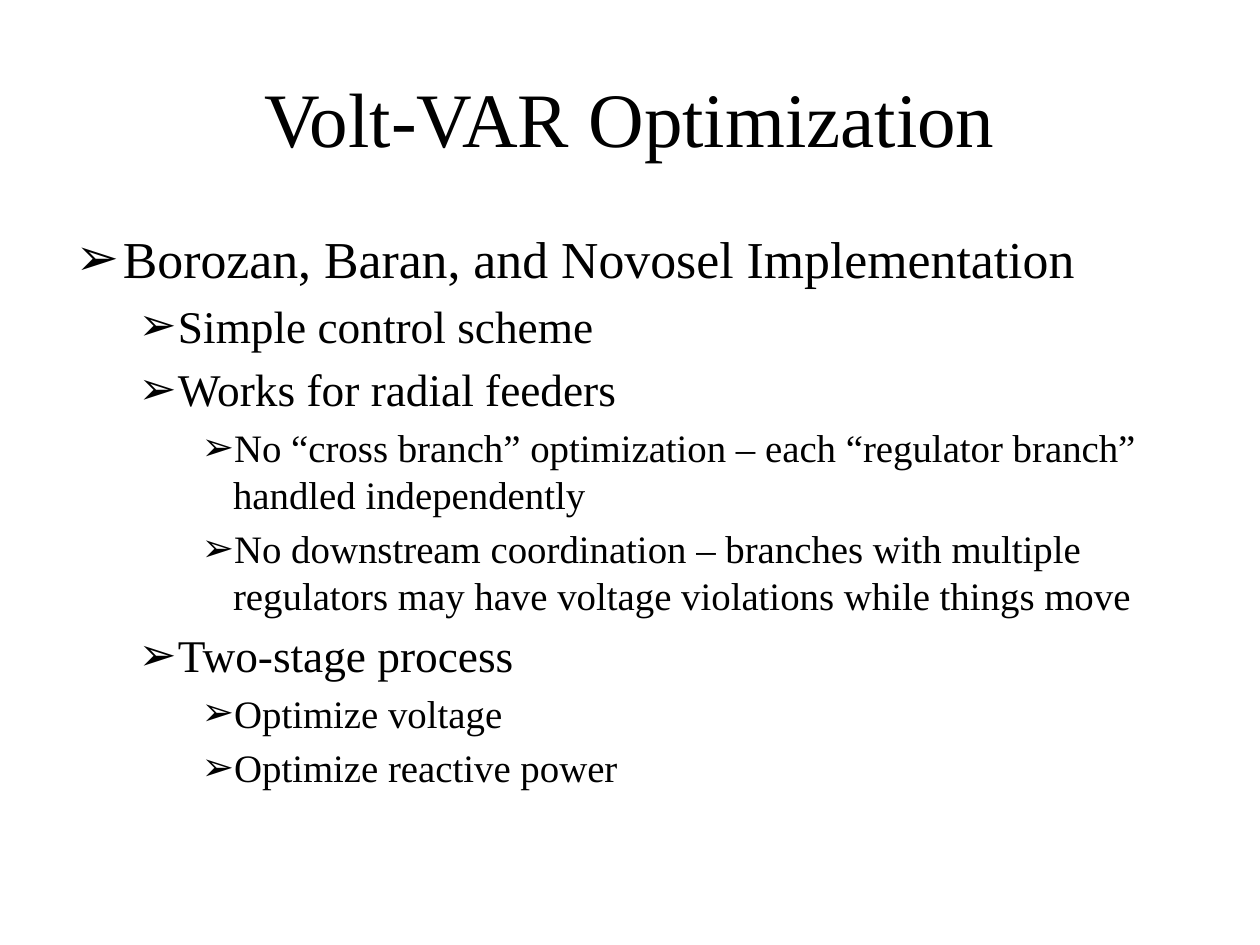
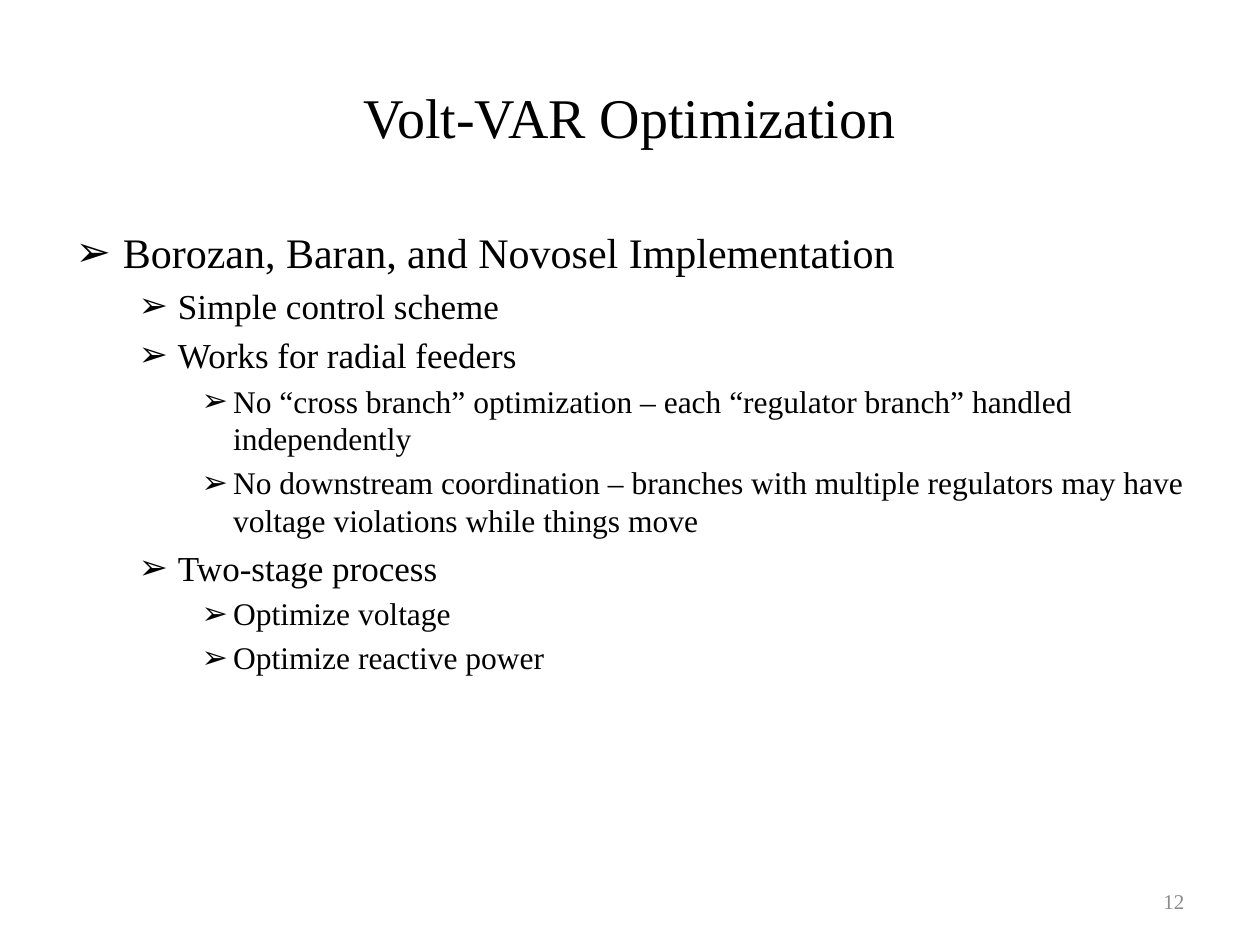
Before and after one commit to gridlab-d/course, a slide deck: slide 12 of University of Washington Class/Module 6 - Volt-VAR Optimization.pptx (slide 11 before the commit). Drawn at 1260x945 pixels with LibreOffice and Linux fonts; fonts in the diff are those of the drawing. Boxes give left, top, right and bottom in pixels: in the first picture for what was removed or moved away, otherwise in the second. Text is boxed around its words. In the diff, an @@ line names an element or a change of style, - is before the commit and + after.

```diff
--- a/University of Washington Class/Module 6 - Volt-VAR Optimization.pptx
+++ b/University of Washington Class/Module 6 - Volt-VAR Optimization.pptx
@@ title "Volt-VAR Optimization" at (x1=364, y1=99, x2=895, y2=149): size 44 to 32 pt @@
@@ text "Borozan, Baran, and Novosel Implementation" at (x1=123, y1=239, x2=1182, y2=676): size 29.6 to 24 pt in "Borozan, Baran, and Novosel Implementation"; size 25.9 to 20 pt in "Simple control scheme", "Works for radial feeders", "Two-stage process"; size 22.2 to 18 pt in "No “cross branch” optimization – each “regulator ...", "No downstream coordination – branches with multiple ...", "Optimize voltage", "Optimize reactive power"; less space between paragraphs @@
@@ page number added at (x1=1163, y1=895, x2=1184, y2=909), 12 pt, text #8C8C8C @@
+12
```
Also in this commit, not shown: 29 other slides changed, 1 slide added, 7 other files.
